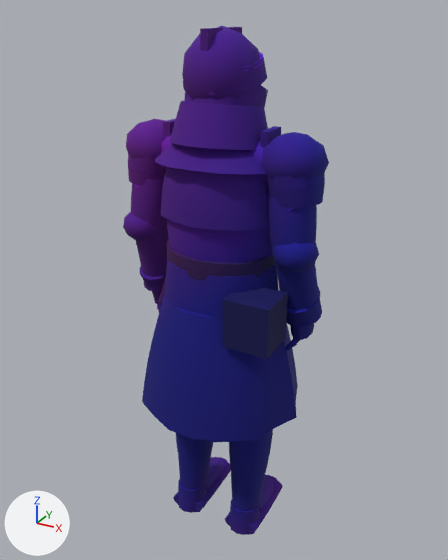
The glTF model assets/kit/skel_hero.glb: old version first, new version second.
One viewpoint serves both versions: a camera (50 mm lens) standing at (0.917, -1.649, 1.814) and looking at (-0.011, 0.038, 0.971). The axes (+X, +Y, +Z) are drawn at lower left. The lights are the same throughout. The first picture is the older version. Vertices at exactly the same position are counted once.

The first picture shows 'hero'.
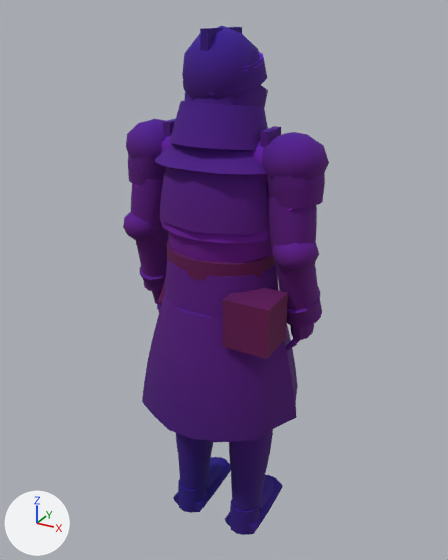
Where the change shows, as pixel boxes [x1, y1, x2, y2] in the pictures (448 x 560 px):
part 1 of me_hero, built on
    before: [161, 181, 316, 267]
    after: [160, 183, 316, 267]
part 2 of me_hero, recoloured
    both: [131, 26, 329, 514]

What changed in the scene script:
```text
Change me_hero:
    used by ob_hero; location = (0.0, 0.0, 0.0)
    remove me_hero.from_pydata(...)  # 4788 vertices, 9060 faces; spans x -0.34..0.34, y -0.27..0.27, z 0.0..1.77
    add me_hero.from_pydata(...)  # 4852 vertices, 9184 faces; spans x -0.34..0.34, y -0.27..0.27, z 0.0..1.77
    me_hero part 1
    29 faces are deleted
    24 vertices in x -0.21..0.21, y -0.17..0.18, z 1.22..1.28 move by (0.0, 0.0, -0.01)
    10 vertices move from x -0.2..0.2, y -0.16..0.19, z 1.22..1.43 to x -0.21..0.21, y -0.17..0.18, z 1.21..1.43
    53 vertices are added at x -0.21..0.19, y -0.16..0.16, z 1.18..1.43
    5 new vertices lie (0.02, 0.0, 0.08) away from vertices in x -0.21..-0.16, y -0.06..0.06, z 1.18..1.35
    6 new vertices lie (0.02, 0.0, -0.08) away from vertices in x 0.14..0.19, y -0.06..0.06, z 1.26..1.43
    124 new faces join them, mat_m_chainmail
    29 new faces join them, mat_m_plate_dark
    me_hero part 2: 8669 kept faces spanning x -0.34..0.34, y -0.27..0.27, z 0.0..1.77 get new vertex colours
```
